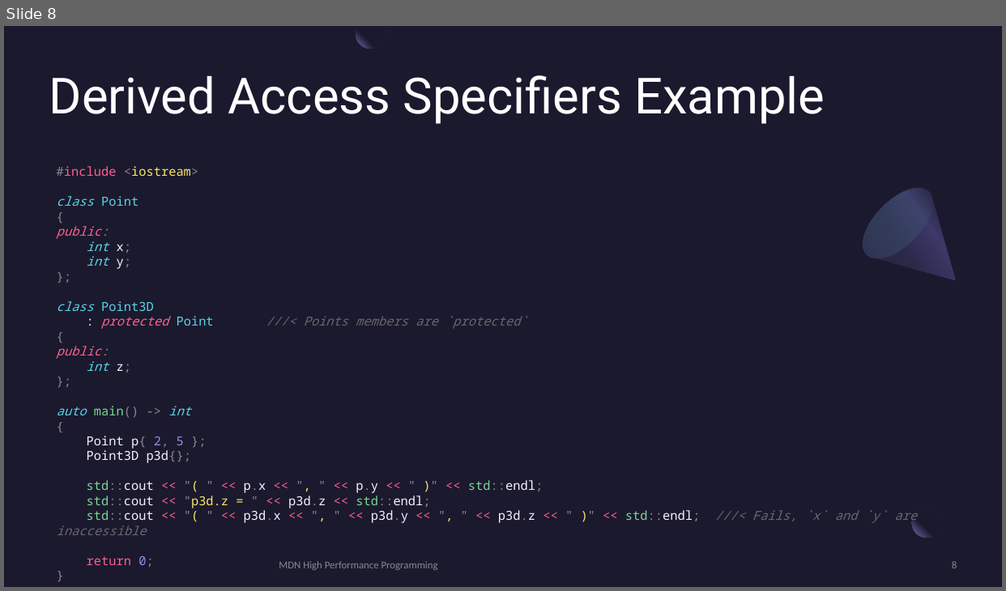
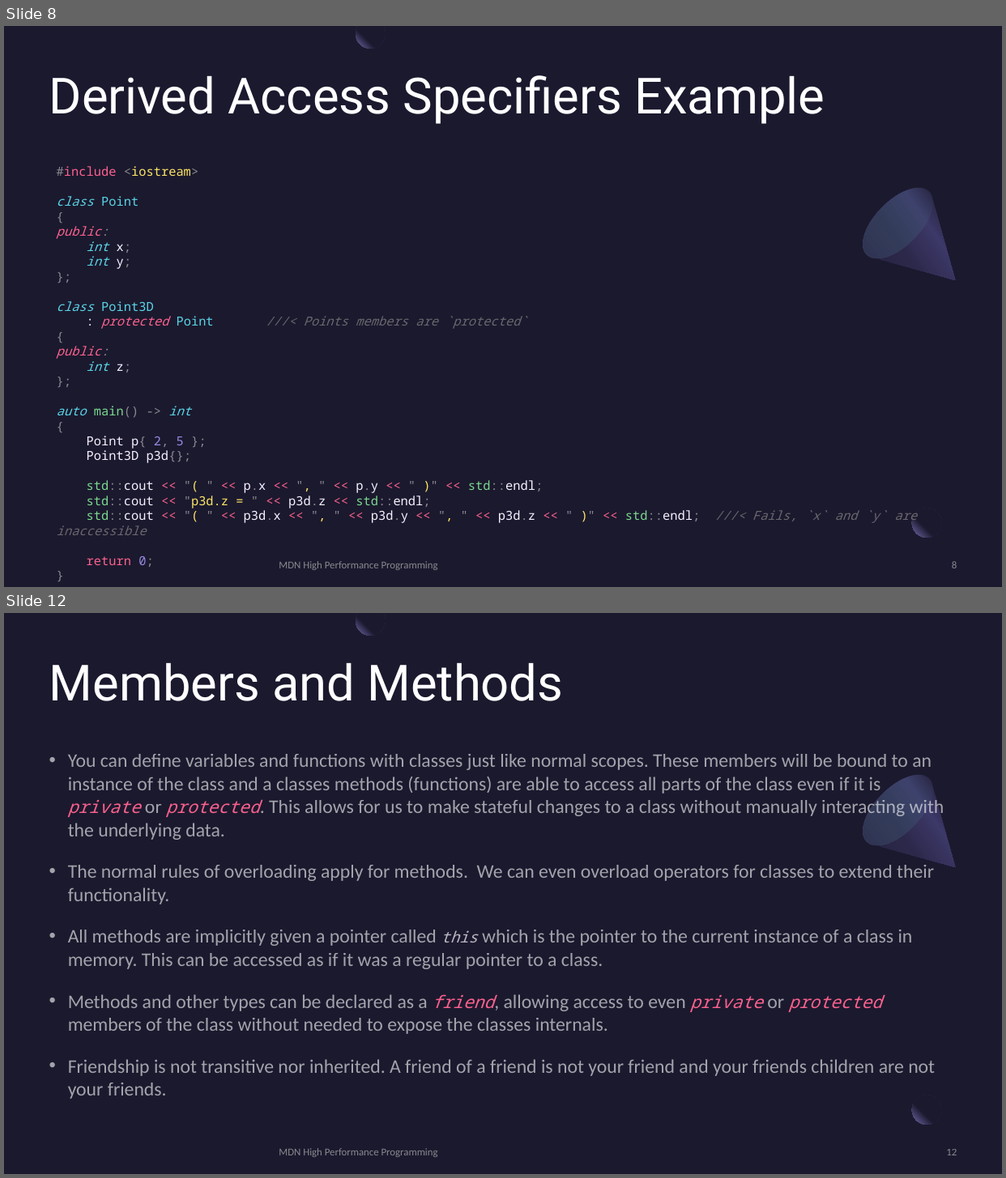
Before and after one commit to MonashDeepNeuron/HPP, a slide deck: content/part5/slides/hpp_part5.pptx. Shown one above the other, each under a label of ours: slide 8 before the commit, slides 8 and 12 after it; the slides between them are not shown. The pictures are 1006x591 and 1006x1178 pixels, drawn with LibreOffice and Linux fonts; fonts in the diff are those of the drawing. Boxes give left, top, right and bottom in pixels: in the first picture for what was removed or moved away, otherwise in the second. Text is boxed around its words. In the diff, an @@ line names an element or a change of style, - is before the commit and + after.

```diff
--- a/content/part5/slides/hpp_part5.pptx
+++ b/content/part5/slides/hpp_part5.pptx
@@ slide 12 added at [4, 613, 1002, 1174], background #1B192E; not listed: 2 template elements that a slide beside it also shows @@
@@ freeform shape added at [356, 613, 385, 636], fill gradient #1B192E to #7771B2 @@
@@ title added at [49, 662, 563, 701], 48 pt, text #FFFFFF @@
+Members and Methods
@@ text added at [68, 754, 944, 1099], 18.5 pt, text #FFFFFF at 60% opacity @@
+• You can define variables and functions with classes just like normal scopes. These members will be bound to an instance of the class and a classes methods (functions) are able to access all parts of the class even if it is private or protected. This allows for us to make stateful changes to a class without manually interacting with the underlying data.
+• The normal rules of overloading apply for methods. We can even overload operators for classes to extend their functionality.
+• All methods are implicitly given a pointer called this which is the pointer to the current instance of a class in memory. This can be accessed as if it was a regular pointer to a class.
+• Methods and other types can be declared as a friend, allowing access to even private or protected members of the class without needed to expose the classes internals.
+• Friendship is not transitive nor inherited. A friend of a friend is not your friend and your friends children are not your friends.
@@ freeform shape added at [851, 763, 987, 899], fill gradient #2C284A to #3C3867 to #1B192E @@
@@ ellipse added at [851, 763, 945, 857], fill gradient #454075 to #5BEFC1 @@
@@ text added at [279, 1148, 438, 1157], 10 pt, text #A6A6A6 at 80% opacity @@
+MDN High Performance Programming
@@ page number added at [946, 1149, 957, 1156], 10 pt, text #A6A6A6 at 80% opacity @@
+12
```
Also in this commit, not shown: 3 slides changed, 7 other slides added, 2 slides removed, 23 other files.
